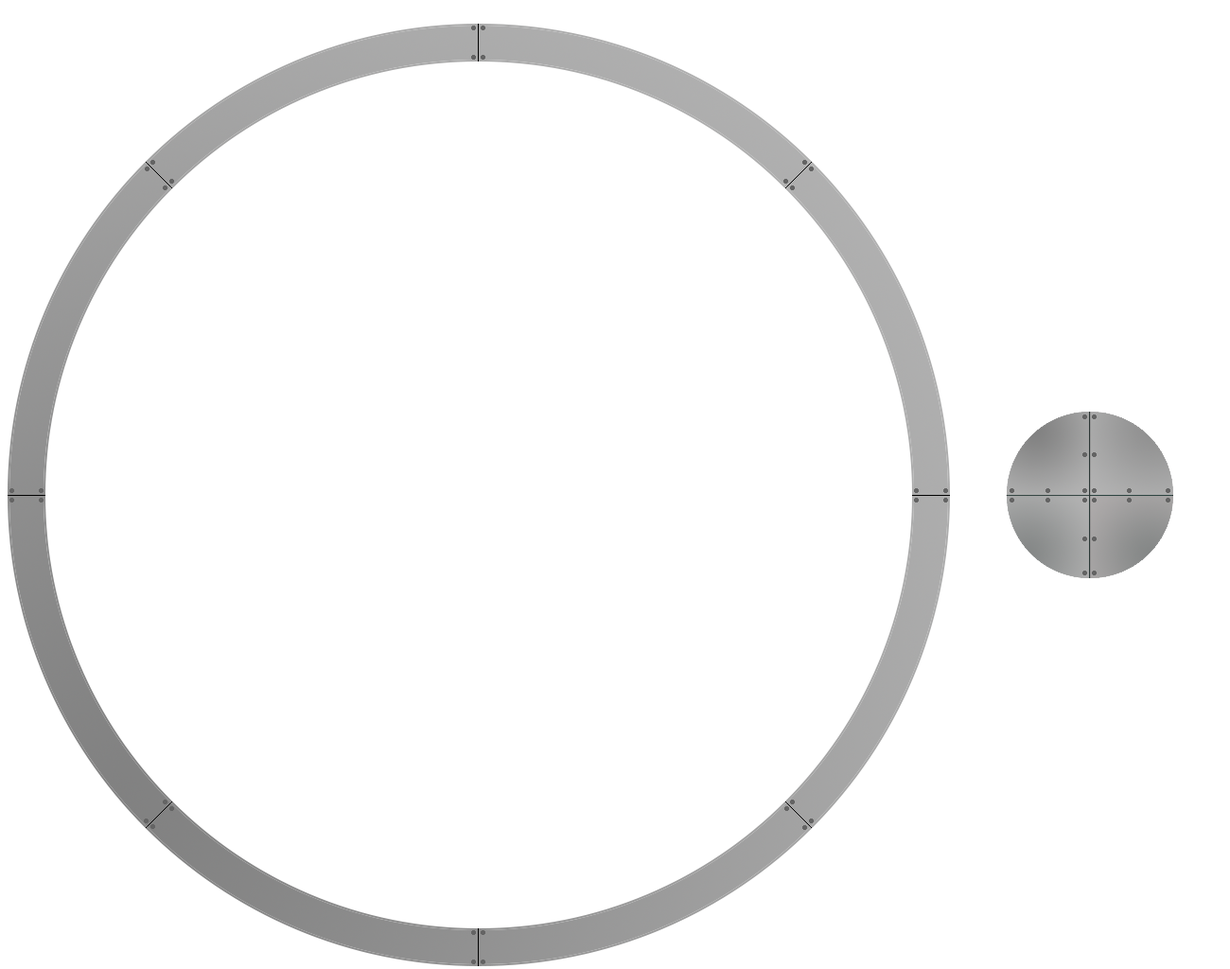
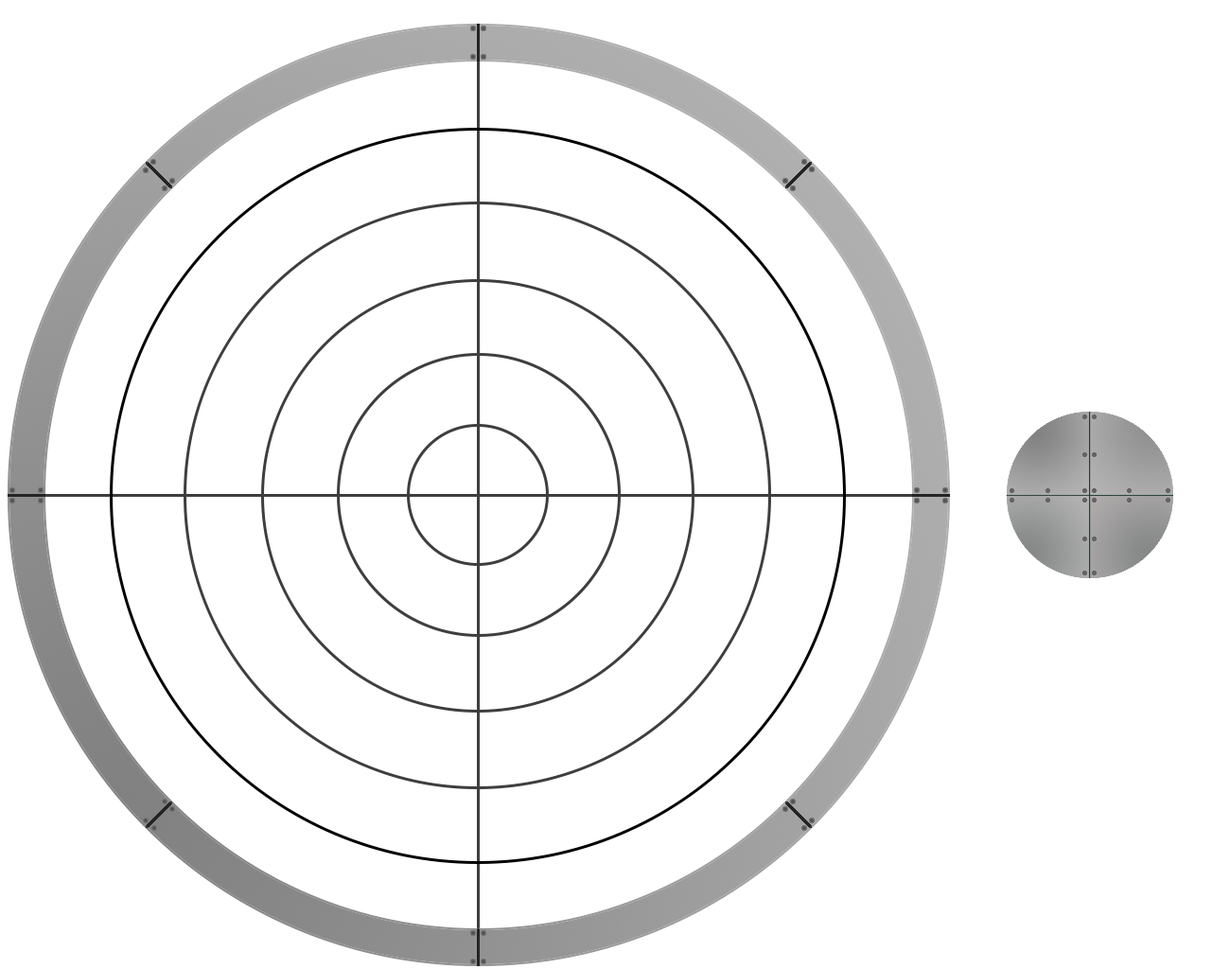
Comparing the layer stacks of the two 1230x969 images. Changes:
added layer "Ellipse 6" above "Ellipse 5" over [109, 127, 846, 864]
added layer "Ellipse 5" above "Ellipse 4" over [183, 201, 772, 789]
added layer "Ellipse 4" above "Ellipse 3" over [261, 279, 695, 713]
added layer "Ellipse 3" above "Ellipse 2" over [336, 352, 621, 637]
added layer "Ellipse 2" above "Ebene 4" over [406, 423, 549, 566]
added layer "Ebene 4" above "Ebene 5 Kopie 26" over [45, 61, 912, 930]
added layer "Ebene 5 Kopie 26" above "Ebene 5 Kopie 27" over [470, 929, 487, 964]
added layer "Ebene 5 Kopie 27" above "Ebene 5 Kopie 19" over [470, 929, 487, 964]
added layer "Ebene 5 Kopie 19" above "Ebene 5 Kopie 20" over [470, 929, 487, 964]
added layer "Ebene 5 Kopie 20" above "Ebene 5 Kopie 21" over [470, 929, 487, 964]
added layer "Ebene 5 Kopie 21" above "Ebene 5 Kopie 18" over [470, 929, 487, 964]
added layer "Ebene 5 Kopie 18" above "Ebene 5 Kopie 25" over [470, 929, 487, 964]
added layer "Ebene 5 Kopie 24" above "Ebene 5 Kopie 23" over [161, 798, 168, 805]
added layer "Ebene 5 Kopie 23" above "Ebene 5 Kopie 22" over [142, 817, 149, 824]
added layer "Ebene 5 Kopie 22" above "Ebene 5 Kopie 17" over [151, 824, 158, 831]
added layer "Ebene 5 Kopie 15" above "Ebene 5 Kopie 12" over [480, 929, 487, 936]
added layer "Ebene 5 Kopie 35" above "Ebene 5 Kopie 34" over [150, 158, 157, 165]
added layer "Ebene 5 Kopie 34" above "Ebene 5 Kopie 33" over [142, 167, 149, 174]
added layer "Ebene 5 Kopie 33" above "Ebene 5 Kopie 32" over [169, 177, 176, 184]
added layer "Ebene 5 Kopie 32" above "Ebene 5 Kopie 31" over [161, 185, 168, 192]
added layer "Ebene 5 Kopie 31" above "Ebene 5 Kopie 30" over [9, 497, 16, 504]
added layer "Ebene 5 Kopie 28" above "Ebene 5 Kopie 14" over [37, 497, 44, 504]
added layer "Ebene 5 Kopie 14" above "Ebene 5 Kopie 13" over [785, 806, 815, 824]
painted on "Ebene 2" over [7, 23, 950, 966]
…and 19 more changes (19 added)
